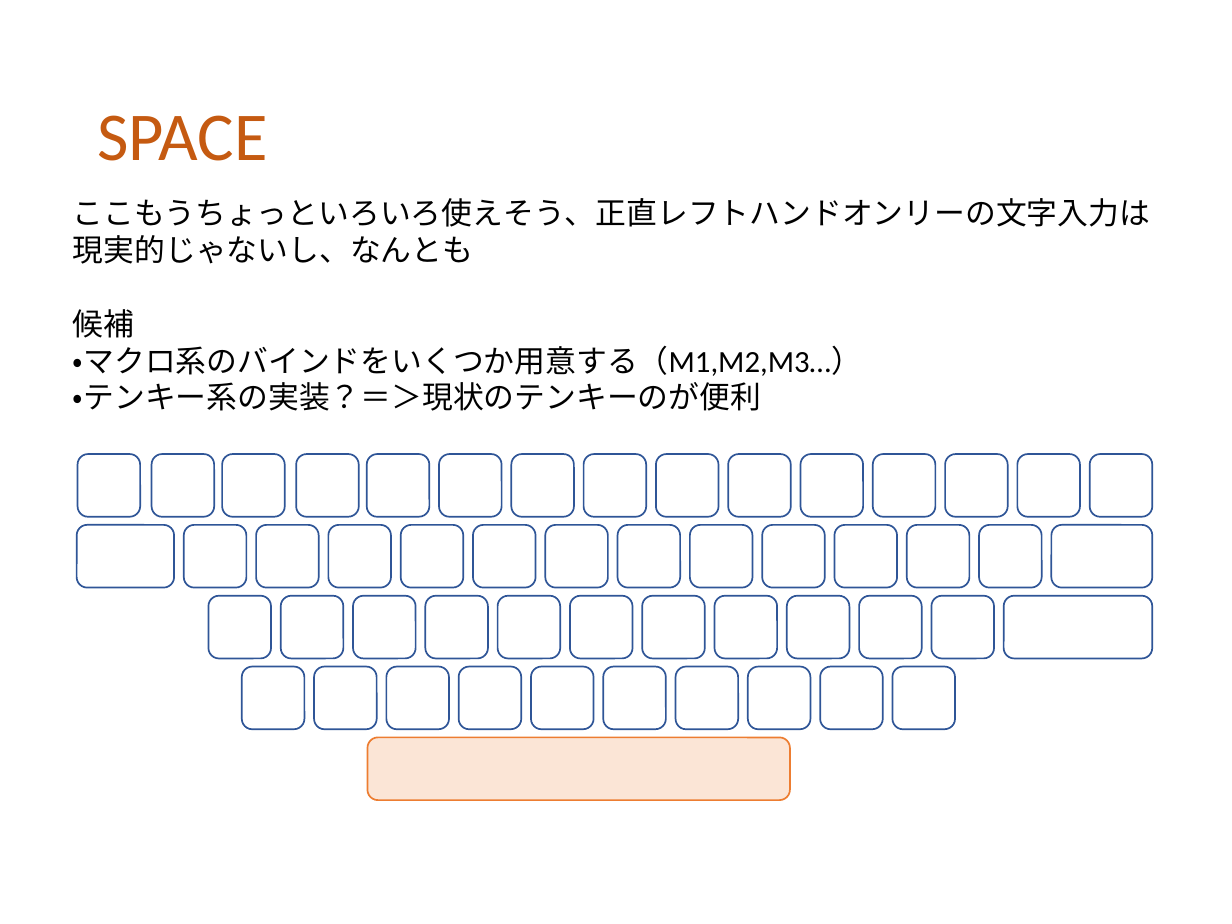
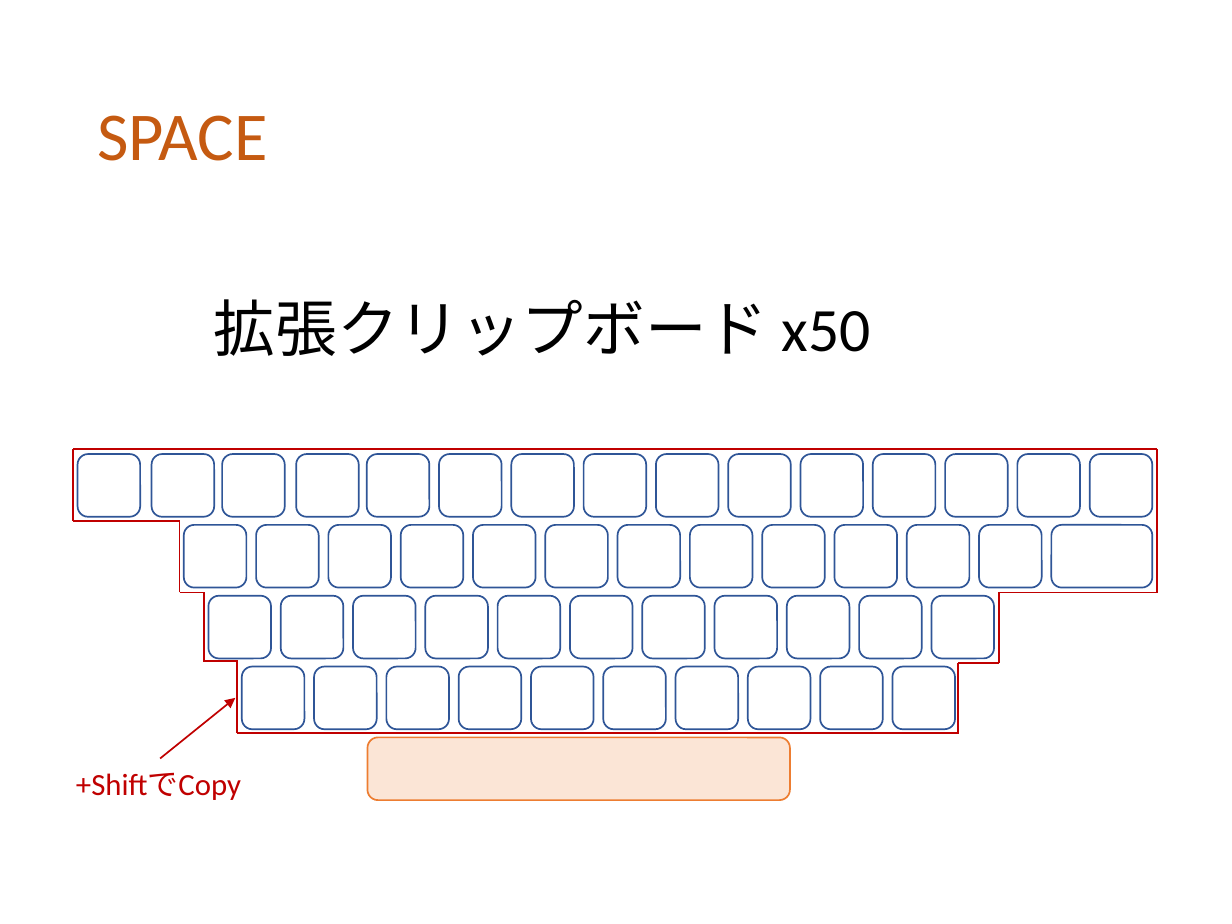
Before and after one commit to ittooo66/myAHK, a slide deck: slide 7 of MANUAL.pptx. Drawn at 1232x924 pixels with LibreOffice and Linux fonts; fonts in the diff are those of the drawing. Boxes give left, top, right and bottom in pixels: in the first picture for what was removed or moved away, otherwise in the second. Text is boxed around its words. In the diff, an @@ line names an element or a change of style, - is before the commit and + after.

```diff
--- a/MANUAL.pptx
+++ b/MANUAL.pptx
@@ text removed at [73,198,1150,411] @@
-ここもうちょっといろいろ使えそう、正直レフトハンドオンリーの文字入力は
-現実的じゃないし、なんとも
-候補
-・マクロ系のバインドをいくつか用意する（M1,M2,M3…）
-・テンキー系の実装？＝＞現状のテンキーのが便利
@@ text added at [214,299,871,356], 36 pt, text #000000 @@
+    拡張クリップボード x50
@@ group added at [73,450,1157,733]: 14 lines @@
@@ rounded rectangle removed at [76,525,174,588] @@
@@ rounded rectangle removed at [1004,596,1153,659] @@
@@ arrow added from (160, 759) to (235, 697), #C00000 1 pt @@
@@ text added at [76,772,241,800], 18 pt, text #C00000 @@
++ShiftでCopy
```
Also in this commit, not shown: 6 other slides changed.
